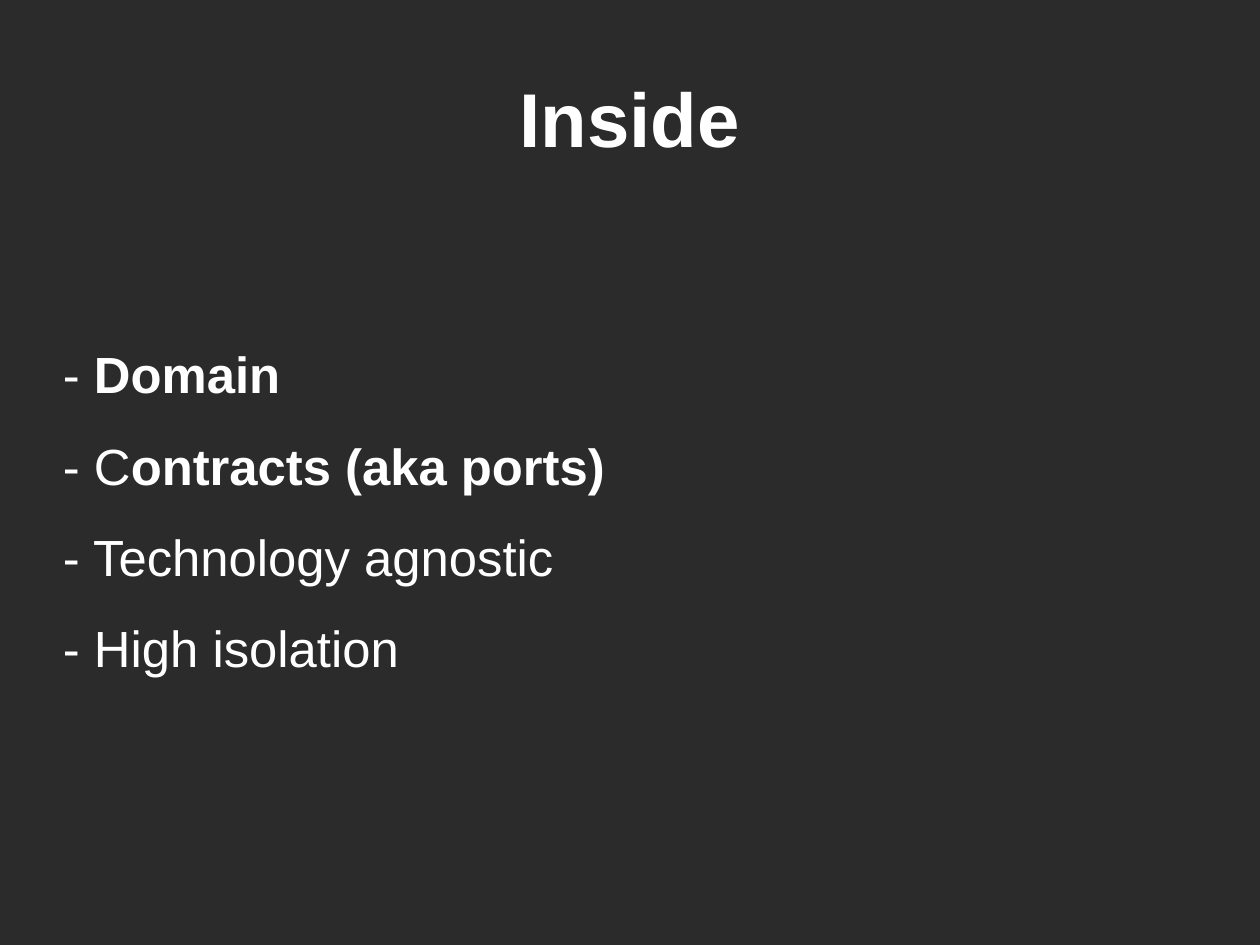
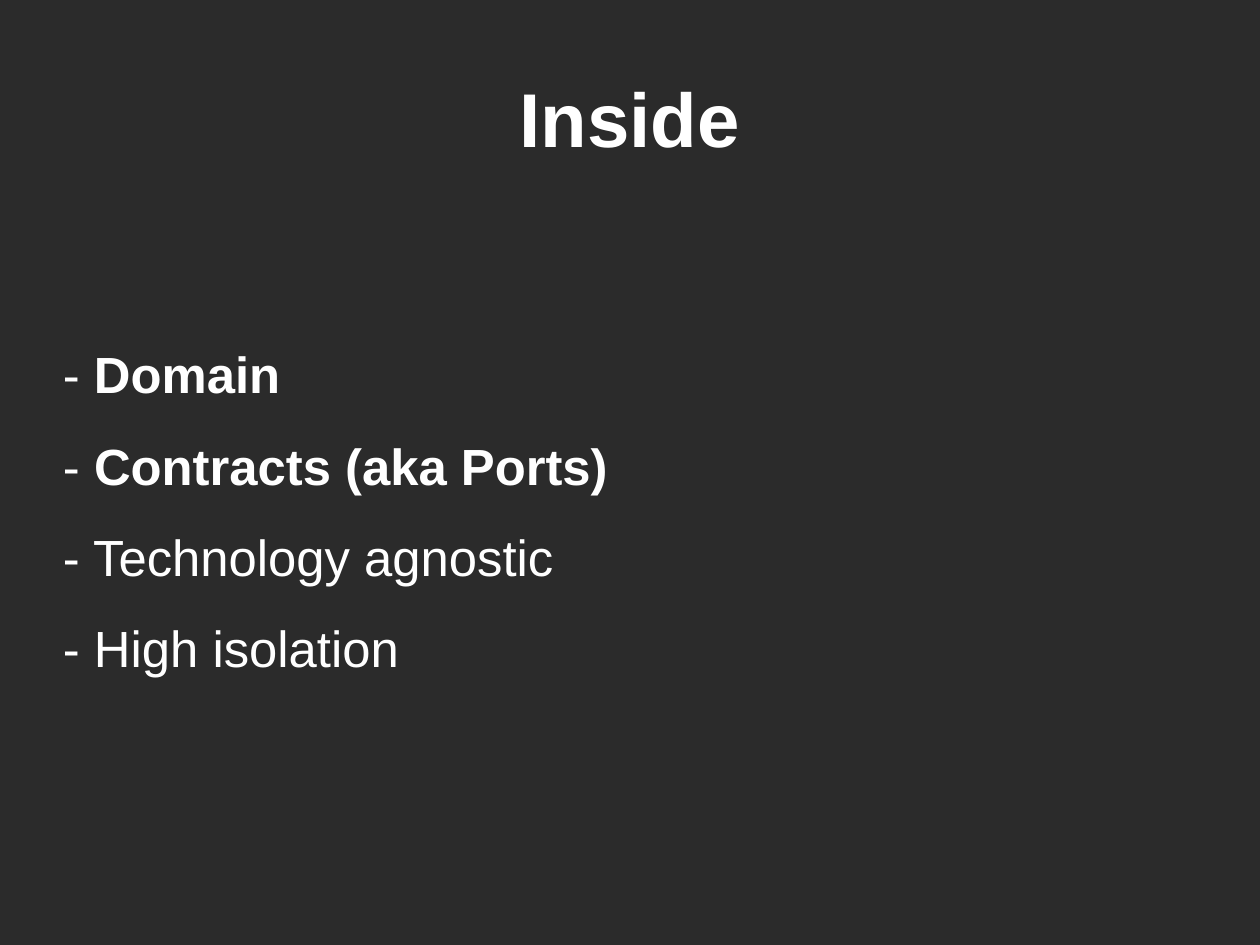
Before and after one commit to mateuszwinnicki/talks, a slide deck: slide 6 of HexagonalArchitecture/HexagonalArchitecture.odp (slide 5 before the commit). Drawn at 1260x945 pixels with LibreOffice and Linux fonts; fonts in the diff are those of the drawing; background and template pictures are left out; a plain dark background stands for a picture behind light text. Boxes give left, top, right and bottom in pixels: in the first picture for what was removed or moved away, otherwise in the second. Text is boxed around its words. In the diff, an @@ line names an element or a change of style, - is before the commit and + after.

```diff
--- a/HexagonalArchitecture/HexagonalArchitecture.odp
+++ b/HexagonalArchitecture/HexagonalArchitecture.odp
@@ subtitle at (x1=94, y1=448, x2=608, y2=495): text changed @@
-- Contracts (aka ports)
+- Contracts (aka Ports)
```
Also in this commit, not shown: 2 other slides changed, 1 slide added, 1 slide removed, 1 other file.
